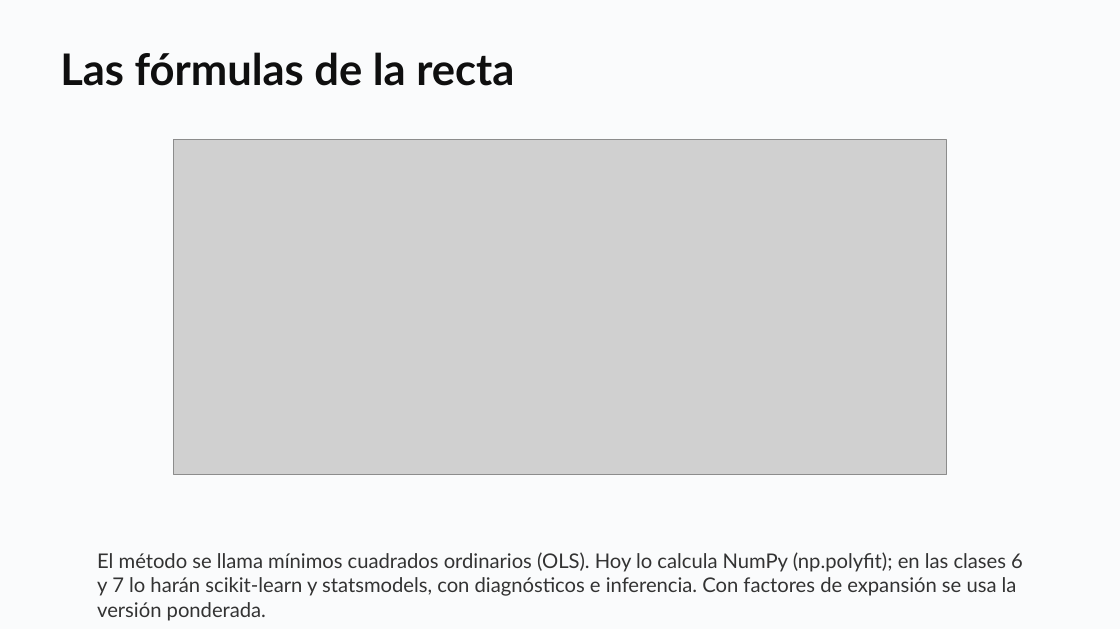
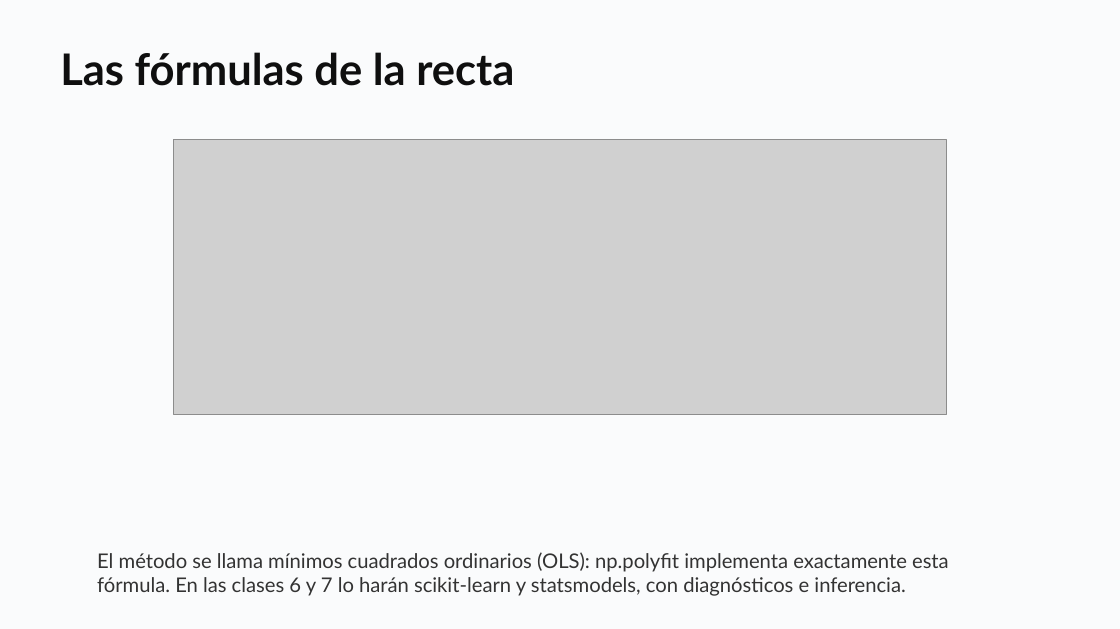
Before and after one commit to daniopitz/diplomado-cdd, a slide deck: slide 30 of presentaciones/clase03_eda_bivariado.pptx. Drawn at 1120x629 pixels with LibreOffice and Linux fonts; fonts in the diff are those of the drawing; grey boxes stand for pictures. Boxes give left, top, right and bottom in pixels: in the first picture for what was removed or moved away, otherwise in the second. Text is boxed around its words. In the diff, an @@ line names an element or a change of style, - is before the commit and + after.

```diff
--- a/presentaciones/clase03_eda_bivariado.pptx
+++ b/presentaciones/clase03_eda_bivariado.pptx
@@ picture: place and size @@
-picture at (174,140,946,475)
+picture at (174,140,946,416)
@@ text at (97,552,949,596): text changed @@
-El método se llama mínimos cuadrados ordinarios (OLS). Hoy lo calcula NumPy (np.polyfit); en las clases 6 y 7 lo harán scikit-learn y statsmodels, con diagnósticos e inferencia. Con factores de expansión se usa la versión ponderada.
+El método se llama mínimos cuadrados ordinarios (OLS): np.polyfit implementa exactamente esta fórmula. En las clases 6 y 7 lo harán scikit-learn y statsmodels, con diagnósticos e inferencia.
```
Also in this commit, not shown: 2 slides added, 4 other files.
